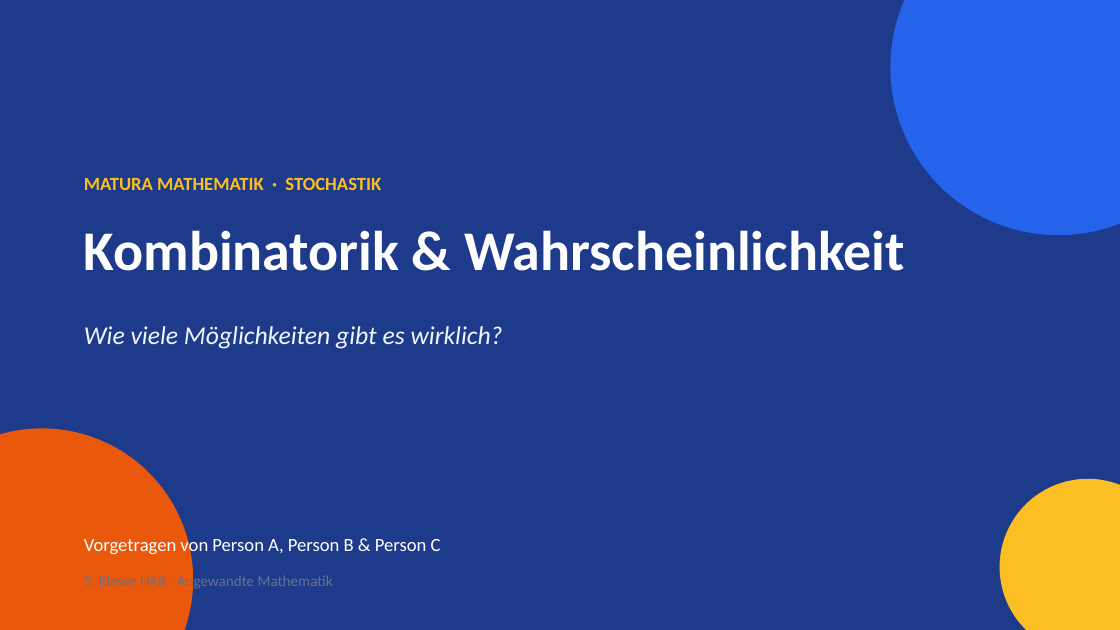
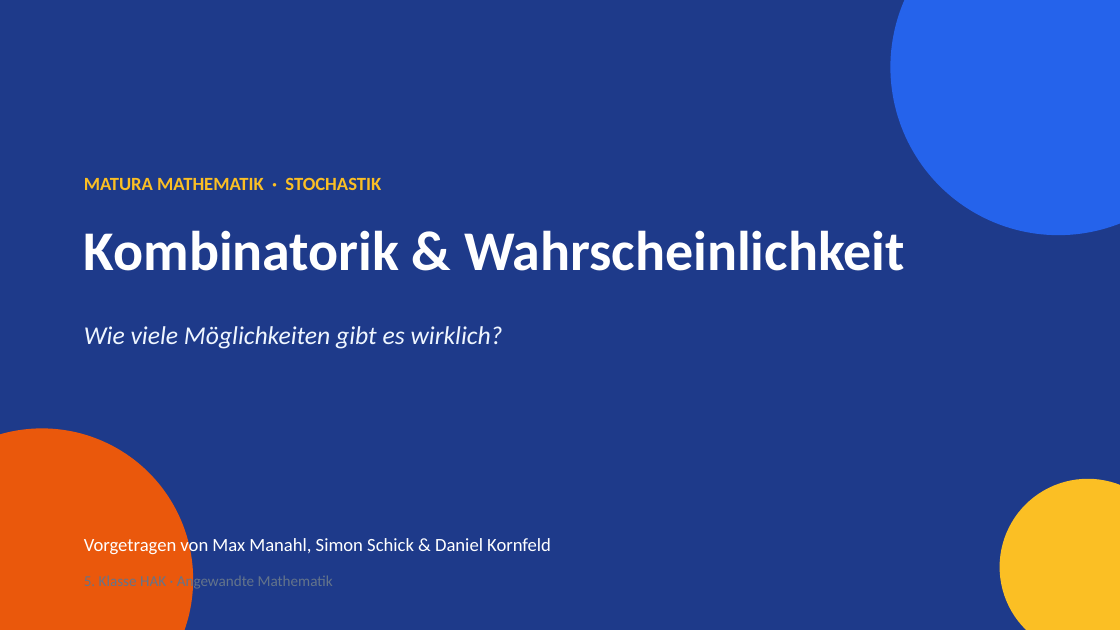
Before and after one commit to simonschick240308-hash/stuff4staff-upgrade, a slide deck: slide 1 of kombinatorik-praesentation/kombinatorik_praesentation.pptx. Drawn at 1120x630 pixels with LibreOffice and Linux fonts; fonts in the diff are those of the drawing. Boxes give left, top, right and bottom in pixels: in the first picture for what was removed or moved away, otherwise in the second. Text is boxed around its words. In the diff, an @@ line names an element or a change of style, - is before the commit and + after.

```diff
--- a/kombinatorik-praesentation/kombinatorik_praesentation.pptx
+++ b/kombinatorik-praesentation/kombinatorik_praesentation.pptx
@@ text at box(84, 536, 551, 557): text changed @@
-Vorgetragen von Person A, Person B & Person C
+Vorgetragen von Max Manahl, Simon Schick & Daniel Kornfeld
```
Also in this commit, not shown: 17 other slides changed, 5 other files.
